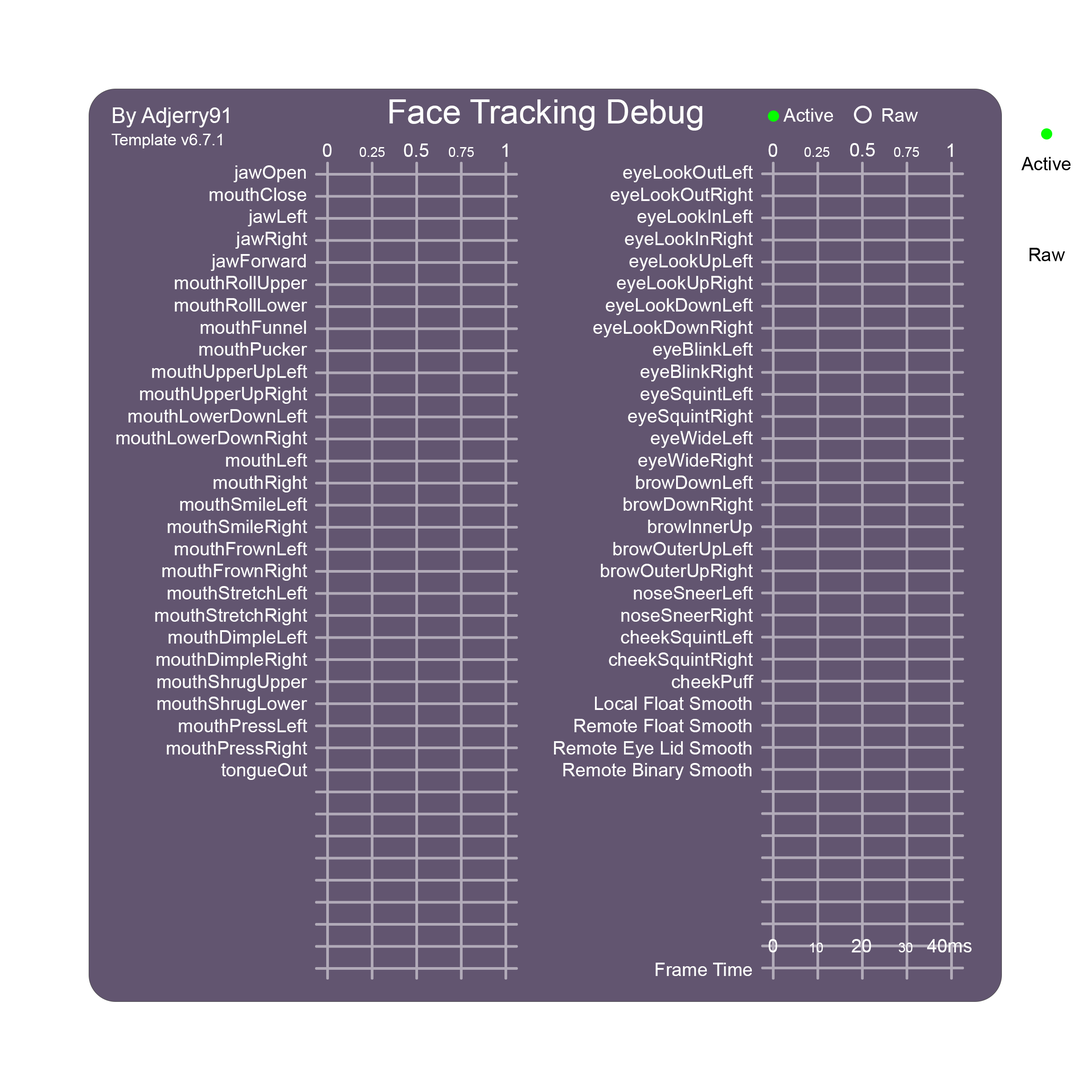
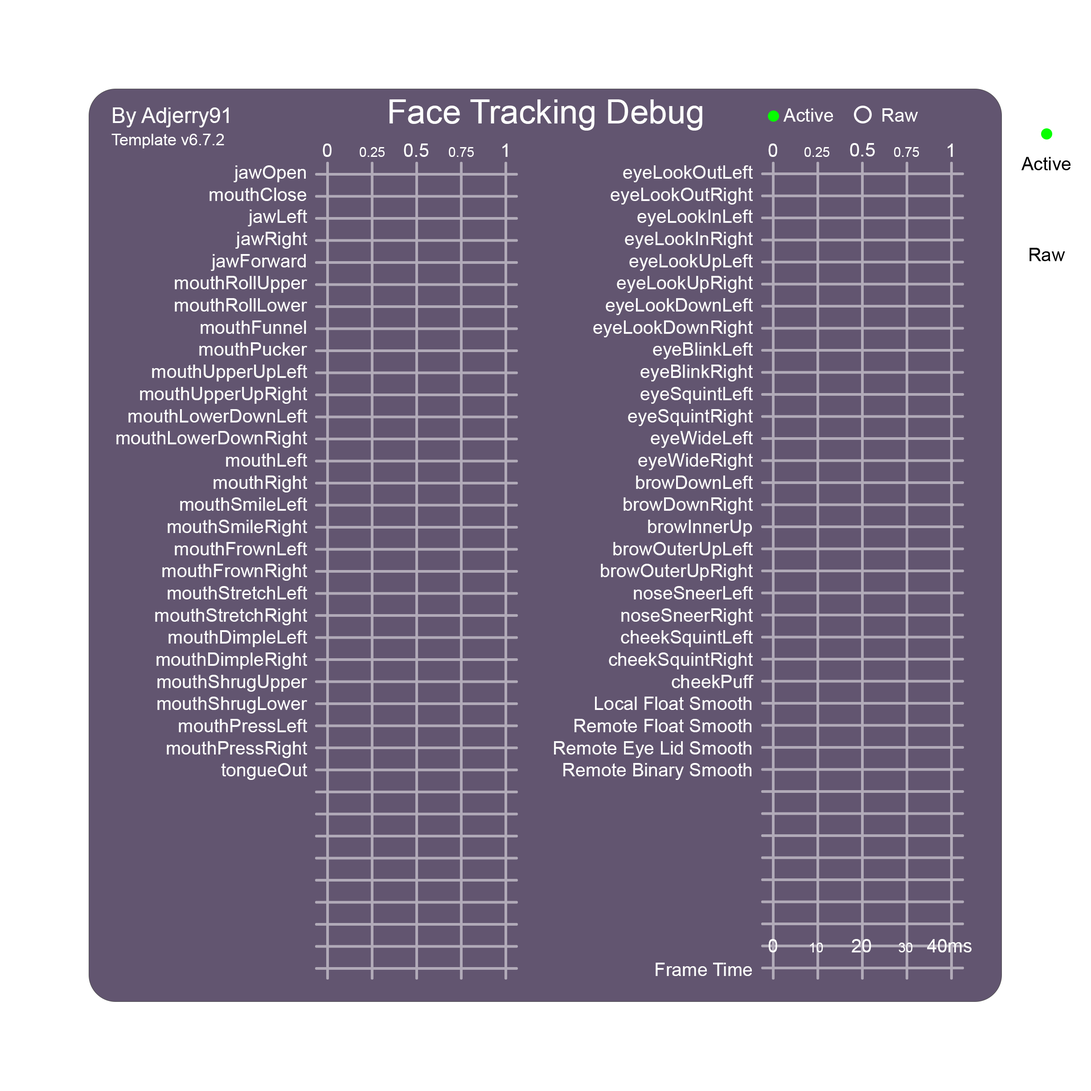
Layered file, before and after one edit (1091×1091). Changes by layer:
painted on "Template Version" over <box>216,133,225,146</box>
